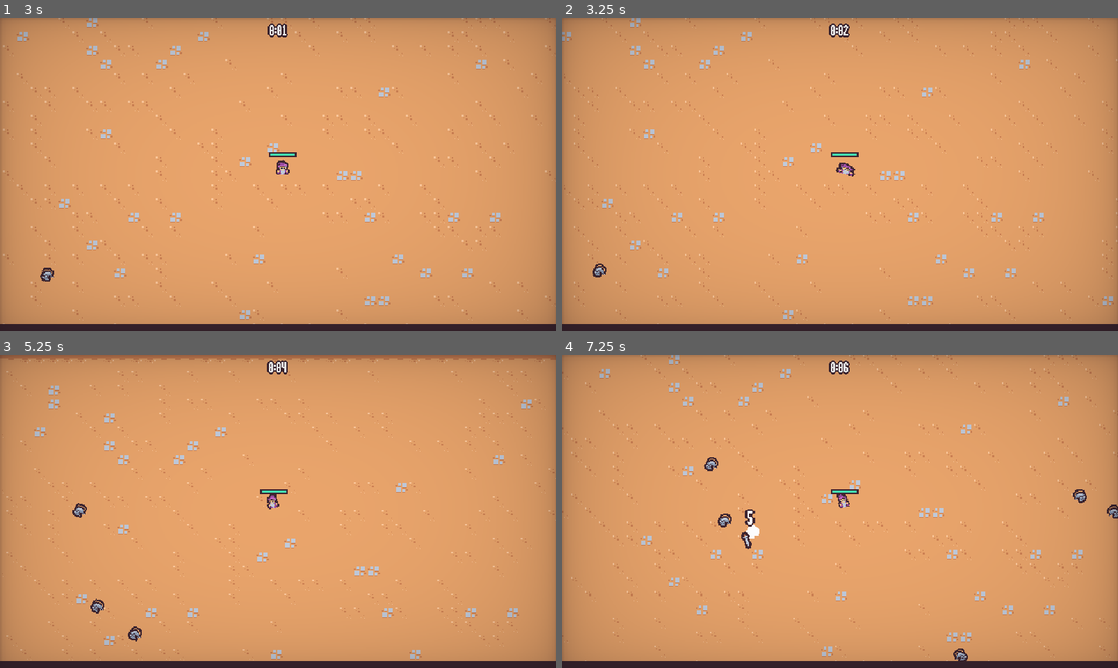
Above: before the commit, frames 1-4 (two rows, left to right).
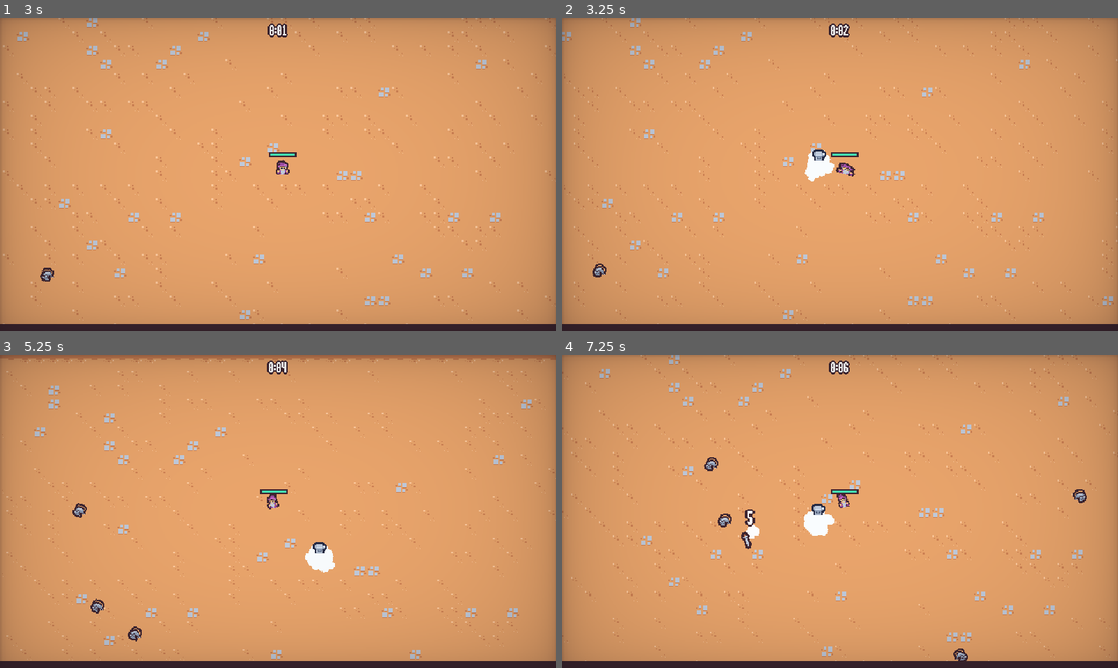
Above: after the commit, the same moments.

Repository: camd67/survivors-clone
Game: Godot game, scene res://scenes/ui/main_menu.tscn
Two runs of this game, one before a commit and one after it. Both use one fixed random seed, a clock stepped at 60 frames per second and the inputs below.
Inputs (mouse positions are in pixels of both pictures, inside the frame that each line leads up to):
- Up to frame 1 (3 s): click "Play" at 0.5 s; move the mouse to (400, 158) at 1.27 s; press the mouse at (400, 158) at 1.28 s; hold D (move_right) 1.28-2.03 s; move the mouse to (166, 190) at 2.02 s; release the mouse at (166, 190) at 2.03 s; hold S (move_down) 2.03-2.78 s; click (166, 190) at 2.1 s; move the mouse to (333, 105) at 2.77 s; press the mouse at (333, 105) at 2.78 s; hold D (move_right) from 2.78 s (still down)
- Up to frame 2 (3.25 s): keep holding D (move_right)
- Up to frame 3 (5.25 s): move the mouse to (250, 574) at 3.52 s; release D (move_right) at 3.53 s; release the mouse at (250, 574) at 3.53 s; hold W (move_up) 3.53-4.28 s; click (250, 574) at 3.6 s; move the mouse to (444, 558) at 4.27 s; press the mouse at (444, 558) at 4.28 s; hold A (move_left) from 4.28 s (still down); move the mouse to (111, 464) at 5.02 s; release the mouse at (111, 464) at 5.03 s; click (111, 464) at 5.1 s
- Up to frame 4 (7.25 s): move the mouse to (867, 511) at 5.77 s; release A (move_left) at 5.78 s; press the mouse at (867, 511) at 5.78 s; hold S (move_down) 5.78-6.53 s; move the mouse to (756, 433) at 6.52 s; release the mouse at (756, 433) at 6.53 s; hold D (move_right) from 6.53 s (still down); click (756, 433) at 6.6 s

Frame 1 is identical in both runs. In frame 2, 0.4% of the frame differs, in the area x 43-49%, y 42-53%; in frame 3, 0.4%; in frame 4, 0.4%, in the area x 43-100%, y 47-58%.

Commit message:
Lesson 81: Anvil particles

Diff:
--- a/scenes/ability/anvil_ability/avil_ability.tscn
+++ b/scenes/ability/anvil_ability/avil_ability.tscn
@@ -1,12 +1,64 @@
-[gd_scene load_steps=8 format=3 uid="uid://b62vqmtixuijg"]
+[gd_scene load_steps=12 format=3 uid="uid://b62vqmtixuijg"]
 
 [ext_resource type="Script" path="res://scenes/ability/anvil_ability/avil_ability.gd" id="1_ai0rv"]
 [ext_resource type="Texture2D" uid="uid://dwymopqdrkm4x" path="res://scenes/ability/anvil_ability/anvil.png" id="1_rsvgx"]
 [ext_resource type="PackedScene" uid="uid://bcd7hhoax2wgf" path="res://scenes/component/hit_box_component.tscn" id="2_7nkn3"]
+[ext_resource type="Texture2D" uid="uid://dgn5541acr0ab" path="res://assets/particle.png" id="4_dchss"]
+
+[sub_resource type="Animation" id="Animation_06eal"]
+length = 0.001
+tracks/0/type = "value"
+tracks/0/imported = false
+tracks/0/enabled = true
+tracks/0/path = NodePath("Visuals:position")
+tracks/0/interp = 1
+tracks/0/loop_wrap = true
+tracks/0/keys = {
+"times": PackedFloat32Array(0),
+"transitions": PackedFloat32Array(1),
+"update": 0,
+"values": [Vector2(0, 0)]
+}
+tracks/1/type = "value"
+tracks/1/imported = false
+tracks/1/enabled = true
+tracks/1/path = NodePath("HitBoxComponent/CollisionShape2D:disabled")
+tracks/1/interp = 1
+tracks/1/loop_wrap = true
+tracks/1/keys = {
+"times": PackedFloat32Array(0),
+"transitions": PackedFloat32Array(1),
+"update": 1,
+"values": [false]
+}
+tracks/2/type = "value"
+tracks/2/imported = false
+tracks/2/enabled = true
+tracks/2/path = NodePath("Visuals:scale")
+tracks/2/interp = 1
+tracks/2/loop_wrap = true
+tracks/2/keys = {
+"times": PackedFloat32Array(0),
+"transitions": PackedFloat32Array(1),
+"update": 0,
+"values": [Vector2(1, 1)]
+}
+tracks/3/type = "value"
+tracks/3/imported = false
+tracks/3/enabled = true
+tracks/3/path = NodePath("GPUParticles2D:emitting")
+tracks/3/interp = 1
+tracks/3/loop_wrap = true
+tracks/3/keys = {
+"times": PackedFloat32Array(0),
+"transitions": PackedFloat32Array(1),
+"update": 1,
+"values": [false]
+}
 
 [sub_resource type="Animation" id="Animation_ni5te"]
 resource_name = "default"
-length = 0.6
+length = 0.7
 step = 0.05
 tracks/0/type = "value"
 tracks/0/imported = false
@@ -51,51 +103,24 @@
 tracks/3/interp = 1
 tracks/3/loop_wrap = true
 tracks/3/keys = {
-"times": PackedFloat32Array(0.6),
+"times": PackedFloat32Array(0.7),
 "transitions": PackedFloat32Array(1),
 "values": [{
 "args": [],
 "method": &"queue_free"
 }]
 }
-
-[sub_resource type="Animation" id="Animation_06eal"]
-length = 0.001
-tracks/0/type = "value"
-tracks/0/imported = false
-tracks/0/enabled = true
-tracks/0/path = NodePath("Visuals:position")
-tracks/0/interp = 1
-tracks/0/loop_wrap = true
-tracks/0/keys = {
-"times": PackedFloat32Array(0),
-"transitions": PackedFloat32Array(1),
-"update": 0,
-"values": [Vector2(0, 0)]
-}
-tracks/1/type = "value"
-tracks/1/imported = false
-tracks/1/enabled = true
-tracks/1/path = NodePath("HitBoxComponent/CollisionShape2D:disabled")
-tracks/1/interp = 1
-tracks/1/loop_wrap = true
-tracks/1/keys = {
-"times": PackedFloat32Array(0),
+tracks/4/type = "value"
+tracks/4/imported = false
+tracks/4/enabled = true
+tracks/4/path = NodePath("GPUParticles2D:emitting")
+tracks/4/interp = 1
+tracks/4/loop_wrap = true
+tracks/4/keys = {
+"times": PackedFloat32Array(0.2),
 "transitions": PackedFloat32Array(1),
 "update": 1,
-"values": [false]
-}
-tracks/2/type = "value"
-tracks/2/imported = false
-tracks/2/enabled = true
-tracks/2/path = NodePath("Visuals:scale")
-tracks/2/interp = 1
-tracks/2/loop_wrap = true
-tracks/2/keys = {
-"times": PackedFloat32Array(0),
-"transitions": PackedFloat32Array(1),
-"update": 0,
-"values": [Vector2(1, 1)]
+"values": [true]
 }
 
 [sub_resource type="AnimationLibrary" id="AnimationLibrary_spmgg"]
@@ -103,6 +128,28 @@
 "RESET": SubResource("Animation_06eal"),
 "default": SubResource("Animation_ni5te")
 }
+
+[sub_resource type="Curve" id="Curve_ws22v"]
+_data = [Vector2(0, 0.357895), 0.0, 0.0, 0, 0, Vector2(0.125641, 1), 0.0, 0.0, 0, 0, Vector2(0.535897, 1), 0.0, 0.0, 0, 0, Vector2(1, 0), 0.0, 0.0, 0, 0]
+point_count = 4
+
+[sub_resource type="CurveTexture" id="CurveTexture_jugm4"]
+curve = SubResource("Curve_ws22v")
+
+[sub_resource type="ParticleProcessMaterial" id="ParticleProcessMaterial_r5uyx"]
+emission_shape = 1
+emission_sphere_radius = 6.0
+particle_flag_disable_z = true
+direction = Vector3(0, -1, 0)
+spread = 180.0
+gravity = Vector3(0, 0, 0)
+initial_velocity_min = 100.0
+initial_velocity_max = 200.0
+orbit_velocity_min = 0.0
+orbit_velocity_max = 0.0
+angle_max = 360.0
+scale_min = 0.5
+scale_curve = SubResource("CurveTexture_jugm4")
 
 [sub_resource type="CircleShape2D" id="CircleShape2D_y678d"]
 radius = 24.0
@@ -116,6 +163,17 @@
 "": SubResource("AnimationLibrary_spmgg")
 }
 
+[node name="GPUParticles2D" type="GPUParticles2D" parent="."]
+emitting = false
+amount = 30
+process_material = SubResource("ParticleProcessMaterial_r5uyx")
+texture = ExtResource("4_dchss")
+lifetime = 0.2
+one_shot = true
+explosiveness = 0.9
+fixed_fps = 0
+interpolate = false
+
 [node name="HitBoxComponent" parent="." instance=ExtResource("2_7nkn3")]
 
 [node name="CollisionShape2D" type="CollisionShape2D" parent="HitBoxComponent"]
--- a/scenes/game_object/player/player.tscn
+++ b/scenes/game_object/player/player.tscn
@@ -11,6 +11,7 @@
 [ext_resource type="AudioStream" uid="uid://cl8jtta88x7kh" path="res://assets/audio/impactMining_002.ogg" id="5_wflhn"]
 [ext_resource type="AudioStream" uid="uid://c5cia5wvfo4rq" path="res://assets/audio/impactMining_003.ogg" id="6_gn0bu"]
 [ext_resource type="AudioStream" uid="uid://btrgwcf6mxvy6" path="res://assets/audio/impactMining_004.ogg" id="7_1yk1n"]
+[ext_resource type="PackedScene" uid="uid://dylf1pgd4nnny" path="res://scenes/ability/anvil_ability_controller/anvil_ability_controller.tscn" id="12_qc8ao"]
 
 [sub_resource type="Animation" id="Animation_w13b1"]
 length = 0.001
@@ -183,3 +184,5 @@
 [node name="CollisionShape2D" type="CollisionShape2D" parent="."]
 position = Vector2(0, -6)
 shape = SubResource("CircleShape2D_e5lco")
+
+[node name="AnvilAbilityController" parent="." instance=ExtResource("12_qc8ao")]
--- a/scenes/manager/enemy_manager.gd
+++ b/scenes/manager/enemy_manager.gd
@@ -72,7 +72,7 @@
 	time_off = min(time_off, .7)
 	timer.wait_time = base_spawn_time - time_off
 
-	if arena_difficulty % 1 == 0:
+	if arena_difficulty % 6 == 0:
 		number_to_spawn += 1
 
 	if arena_difficulty == 6:
Binary file added: assets/particle.png
Not shown, added: assets/particle.png.import
Not shown: 1 places in scenes/game_object/player/player.tscn that only renumber resources
